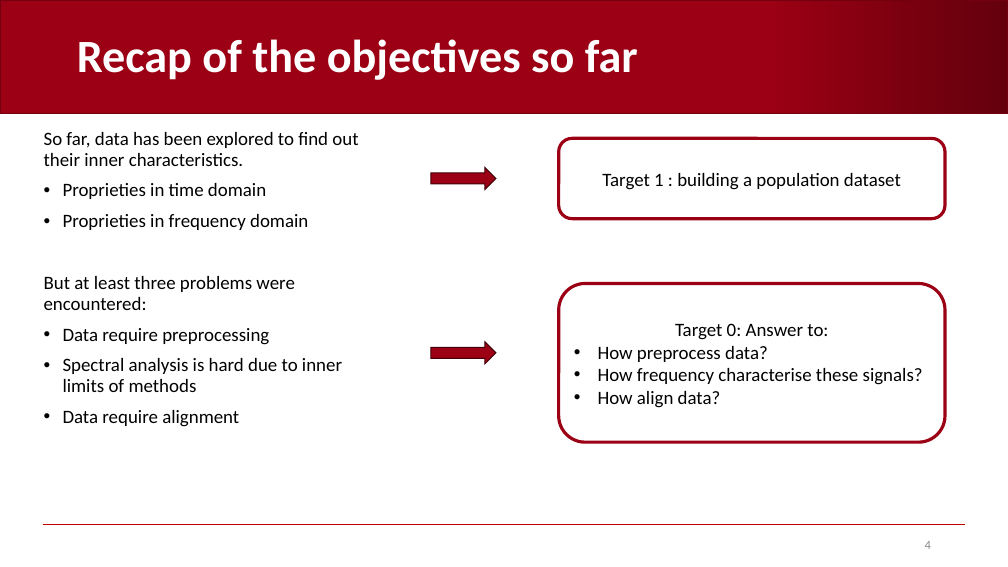
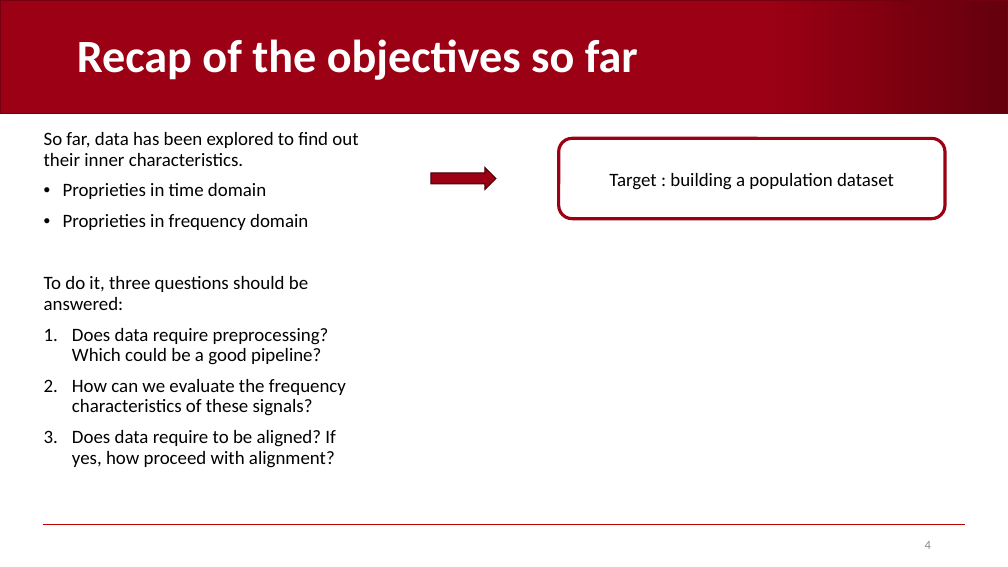
Before and after one commit to AndreaCorrado00/Tesi_magistrale_Corrado_Andrea, a slide deck: slide 4 of Documentation/4. Recap filters-spectrum-alignment .pptx. Drawn at 1008x567 pixels with LibreOffice and Linux fonts; fonts in the diff are those of the drawing; background and template pictures are left out. Boxes give left, top, right and bottom in pixels: in the first picture for what was removed or moved away, otherwise in the second. Text is boxed around its words. In the diff, an @@ line names an element or a change of style, - is before the commit and + after.

Commit message:
presentation recap done

```diff
--- a/Documentation/4. Recap filters-spectrum-alignment .pptx
+++ b/Documentation/4. Recap filters-spectrum-alignment .pptx
@@ text in rounded rectangle at (x1=609, y1=173, x2=894, y2=190): text changed @@
-Target 1 : building a population dataset
+Target : building a population dataset
@@ text at (x1=44, y1=276, x2=346, y2=468): text changed @@
-But at least three problems were encountered:
-• Data require preprocessing
-• Spectral analysis is hard due to inner limits of methods
-• Data require alignment
+To do it, three questions should be answered:
+1. Does data require preprocessing? Which could be a good pipeline?
+2. How can we evaluate the frequency characteristics of these signals?
+3. Does data require to be aligned? If yes, how proceed with alignment?
@@ rounded rectangle removed at (x1=559, y1=284, x2=945, y2=442) @@
-Target 0: Answer to:
-• How preprocess data?
-• How frequency characterise these signals?
-• How align data?
@@ right arrow removed at (x1=431, y1=342, x2=496, y2=364) @@
```
Also in this commit, not shown: 8 other slides changed, 2 slides added, 2 other files.
